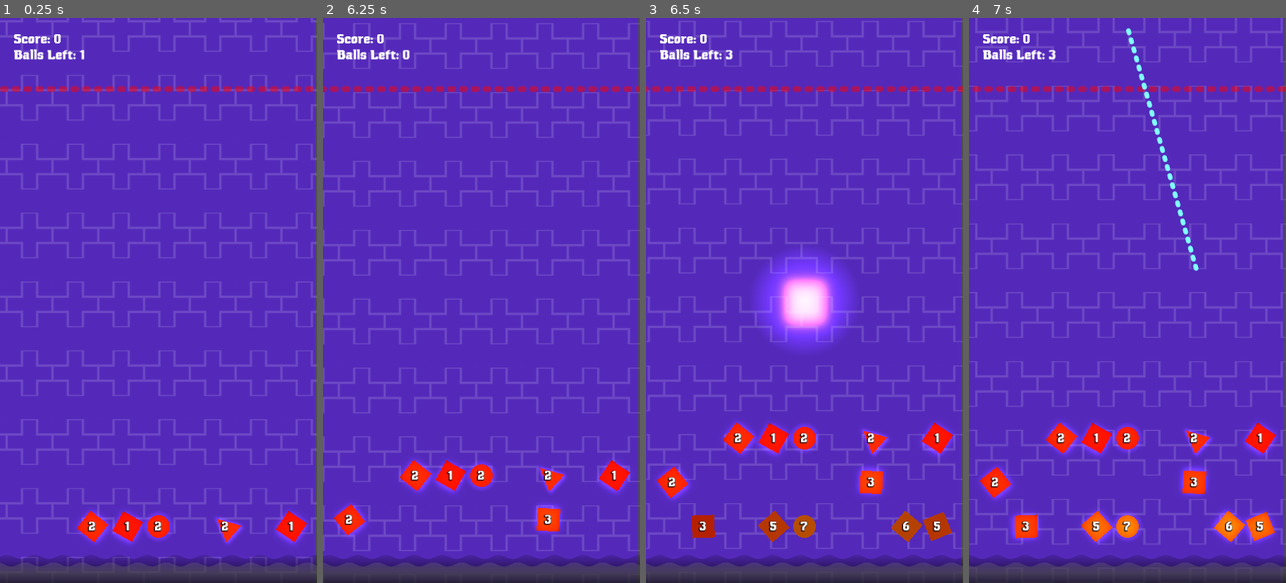
Above: before the commit, frames 1-4 (left to right).
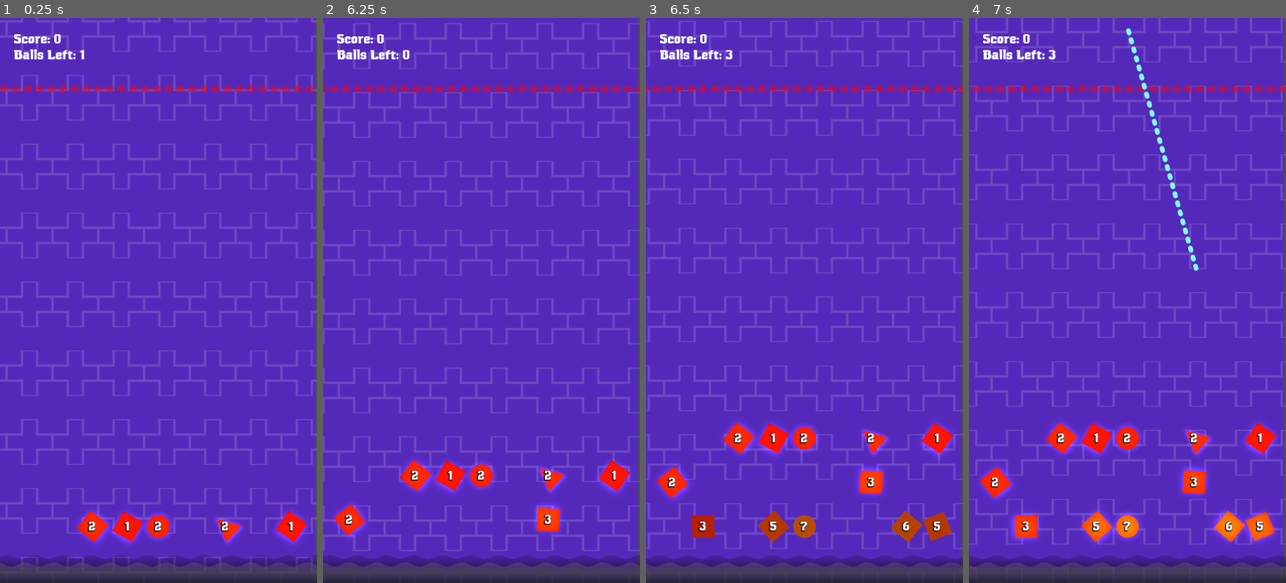
Above: after the commit, the same moments.

Repository: mbosetti/BallBouncer
Game: Godot game, scene res://scenes/game/game_scene.tscn
Same seed, same stepped clock (60 frames per second), same inputs: the game is played once before the commit and once after it.
Inputs (mouse positions are in pixels of both pictures, inside the frame that each line leads up to):
- Up to frame 1 (0.25 s): no input
- Up to frame 2 (6.25 s): move the mouse to (551, 272) at 0.52 s; press the mouse at (551, 272) at 0.53 s; move the mouse to (418, 328) at 1.27 s; release the mouse at (418, 328) at 1.28 s; click (418, 328) at 1.35 s; move the mouse to (513, 176) at 2.02 s; press the mouse at (513, 176) at 2.03 s; move the mouse to (465, 413) at 2.77 s; release the mouse at (465, 413) at 2.78 s; click (465, 413) at 2.85 s; move the mouse to (576, 385) at 3.52 s; press the mouse at (576, 385) at 3.53 s; move the mouse to (386, 215) at 4.27 s; release the mouse at (386, 215) at 4.28 s; click (386, 215) at 4.35 s; move the mouse to (497, 300) at 5.02 s; press the mouse at (497, 300) at 5.03 s; move the mouse to (433, 159) at 5.77 s; release the mouse at (433, 159) at 5.78 s; click (433, 159) at 5.85 s
- Up to frame 3 (6.5 s): no input
- Up to frame 4 (7 s): move the mouse to (1197, 272) at 6.52 s; press the mouse at (1197, 272) at 6.53 s

Frames 1-2 are identical in both runs. In frame 3, 4.1% of the frame differs, in the area x 34-66%, y 41-59%; in frame 4, nothing differs.

Commit message:
resources for audio, reset pooled projectiles

Diff:
--- /dev/null
+++ b/resources/audio/collidable_object_death.tres
@@ -0,0 +1,12 @@
+[gd_resource type="Resource" script_class="AudioClipParams" load_steps=2 format=3 uid="uid://c8xeu0lt8yq3m"]
+
+[ext_resource type="Script" path="res://scripts/audio/audio_clip_params.gd" id="1_fbh3x"]
+
+[resource]
+script = ExtResource("1_fbh3x")
+sound_path = "res://assets/sfx/pop.mp3"
+expiration = -1.0
+priority = 1
+pitch = 1.0
+pitch_min = 0.75
+pitch_max = 1.25
--- /dev/null
+++ b/resources/audio/projectile_collide.tres
@@ -0,0 +1,12 @@
+[gd_resource type="Resource" script_class="AudioClipParams" load_steps=2 format=3 uid="uid://bl5q2ofojkouh"]
+
+[ext_resource type="Script" path="res://scripts/audio/audio_clip_params.gd" id="1_0j2j5"]
+
+[resource]
+script = ExtResource("1_0j2j5")
+sound_path = "res://assets/sfx/click.mp3"
+expiration = 0.1
+priority = 100
+pitch = 1.0
+pitch_min = 0.9
+pitch_max = 1.1
--- /dev/null
+++ b/resources/audio/projectile_launch.tres
@@ -0,0 +1,12 @@
+[gd_resource type="Resource" script_class="AudioClipParams" load_steps=2 format=3 uid="uid://b1fijggv1fyrt"]
+
+[ext_resource type="Script" path="res://scripts/audio/audio_clip_params.gd" id="1_fym8d"]
+
+[resource]
+script = ExtResource("1_fym8d")
+sound_path = "res://assets/sfx/launch.mp3"
+expiration = -1.0
+priority = 1
+pitch = 1.0
+pitch_min = 1.0
+pitch_max = 1.0
--- a/scenes/game/game_scene.tscn
+++ b/scenes/game/game_scene.tscn
@@ -17,6 +17,7 @@
 [ext_resource type="PackedScene" uid="uid://snawpiwia6ch" path="res://scenes/types/square.tscn" id="10_gfmyq"]
 [ext_resource type="PackedScene" uid="uid://dh1uukhd20wso" path="res://scenes/types/triangle.tscn" id="11_4gxdp"]
 [ext_resource type="AudioStream" uid="uid://c1pcvjhb0ddm" path="res://assets/music/background_music.mp3" id="12_82ob4"]
+[ext_resource type="Resource" uid="uid://b1fijggv1fyrt" path="res://resources/audio/projectile_launch.tres" id="13_2dx7l"]
 [ext_resource type="Texture2D" uid="uid://3x7osmtyh73d" path="res://assets/bottom_wave.svg" id="14_em56t"]
 [ext_resource type="Script" path="res://scripts/state/state_machine.gd" id="16_qbstw"]
 [ext_resource type="Script" path="res://scripts/state/game/round_start_state.gd" id="18_n7oe4"]
@@ -68,6 +69,10 @@
 
 [node name="GameScene" type="Node2D" groups=["Game"]]
 script = ExtResource("1_642hy")
+object_move_distance = null
+object_move_duration = null
+projectile_count = null
+starting_round = null
 
 [node name="UI" parent="." instance=ExtResource("2_4gw5c")]
 
@@ -161,7 +166,7 @@
 [node name="ProjectileLauncher" parent="." instance=ExtResource("7_35dpy")]
 position = Vector2(0, -619)
 launch_speed = 1000.0
-launch_sound = "res://assets/sfx/launch.mp3"
+projectile_audio_config = ExtResource("13_2dx7l")
 
 [node name="CollidableObjectSpawner" type="Node2D" parent="." node_paths=PackedStringArray("spawn_parent")]
 script = ExtResource("8_lmsiy")
--- a/scenes/game/projectile.tscn
+++ b/scenes/game/projectile.tscn
@@ -1,6 +1,7 @@
-[gd_scene load_steps=6 format=3 uid="uid://dtim13wlan628"]
+[gd_scene load_steps=7 format=3 uid="uid://dtim13wlan628"]
 
 [ext_resource type="Script" path="res://scripts/projectile.gd" id="1_uuwch"]
+[ext_resource type="Resource" uid="uid://bl5q2ofojkouh" path="res://resources/audio/projectile_collide.tres" id="2_45imb"]
 [ext_resource type="Texture2D" uid="uid://bqijb3ox2a4ae" path="res://assets/types/ball.svg" id="2_svg3v"]
 [ext_resource type="Texture2D" uid="uid://d2g7wptuukvvh" path="res://assets/light_background.webp" id="3_oyxsm"]
 
@@ -19,7 +20,7 @@
 contact_monitor = true
 script = ExtResource("1_uuwch")
 bounce_away_range_x = 60.0
-collidable_object_sound = "res://assets/sfx/click.mp3"
+collision_audio_config = ExtResource("2_45imb")
 
 [node name="Sprite" type="Sprite2D" parent="."]
 scale = Vector2(0.25, 0.25)
--- a/scenes/types/circle.tscn
+++ b/scenes/types/circle.tscn
@@ -13,6 +13,7 @@
 texture = ExtResource("2_vdjnh")
 
 [node name="PointLight2D" type="PointLight2D" parent="Sprite" index="0"]
+visible = false
 z_index = 1
 scale = Vector2(0.730043, 0.730043)
 texture = ExtResource("3_ejk3q")
--- a/scenes/types/collidable_object_base.tscn
+++ b/scenes/types/collidable_object_base.tscn
@@ -1,6 +1,7 @@
-[gd_scene load_steps=5 format=3 uid="uid://dv0q7qrn7wn4s"]
+[gd_scene load_steps=6 format=3 uid="uid://dv0q7qrn7wn4s"]
 
 [ext_resource type="Script" path="res://scripts/CollidableObject.gd" id="1_jjdsb"]
+[ext_resource type="Resource" uid="uid://c8xeu0lt8yq3m" path="res://resources/audio/collidable_object_death.tres" id="2_5rqt6"]
 [ext_resource type="Texture2D" uid="uid://bui5c8o3fdgah" path="res://assets/types/triangle.svg" id="2_x2gv8"]
 [ext_resource type="PackedScene" uid="uid://chx5j14qplkjb" path="res://scenes/util/shake.tscn" id="3_sbfgl"]
 
@@ -27,7 +28,7 @@
 contact_monitor = true
 script = ExtResource("1_jjdsb")
 base_color = Color(0.709804, 0, 0, 1)
-death_sound = "res://assets/sfx/pop.mp3"
+death_audio_config = ExtResource("2_5rqt6")
 
 [node name="Particles" type="GPUParticles2D" parent="."]
 visible = false
--- a/scenes/types/square.tscn
+++ b/scenes/types/square.tscn
@@ -13,6 +13,7 @@
 texture = ExtResource("2_aen15")
 
 [node name="PointLight2D" type="PointLight2D" parent="Sprite" index="0"]
+visible = false
 z_index = -1
 scale = Vector2(1.38351, 1.38351)
 texture = ExtResource("3_f0qo0")
--- a/scenes/types/triangle.tscn
+++ b/scenes/types/triangle.tscn
@@ -9,6 +9,7 @@
 [node name="Triangle" instance=ExtResource("1_p5hm0")]
 
 [node name="PointLight2D" type="PointLight2D" parent="Sprite" index="0"]
+visible = false
 z_index = -1
 scale = Vector2(0.66558, 0.700487)
 texture = ExtResource("2_0gaxc")
--- a/scripts/CollidableObject.gd
+++ b/scripts/CollidableObject.gd
@@ -5,9 +5,7 @@
 @export var health: int = 100
 @export var bounciness: float = 1.0
 @export var particle_play_duration: float = 0.25
-@export var death_sound: String = "pop"
-@export var death_pitch_min: float = 0.75
-@export var death_pitch_max: float = 1.25
+@export var death_audio_config: AudioClipParams
 
 @onready var particles: GPUParticles2D = $Particles
 @onready var HealthLabel: RichTextLabel = $Label
@@ -20,6 +18,9 @@
 func _ready():
 	sprite.modulate = base_color
 	_update_health()
+	await get_tree().create_timer(0.01).timeout
+	if $Sprite/PointLight2D:
+		$Sprite/PointLight2D.visible = true
 
 func _update_sprite_color():
 	var hue = health / 100.0
@@ -47,7 +48,7 @@
 	particles.emitting = false
 
 func _do_death():
-	AudioManager.play(AudioManager.Params.new(death_sound, 0.5, 1, randf_range(death_pitch_min, death_pitch_max)))
+	AudioManager.play(death_audio_config.duplicate_random_pitch())
 	emit_signal("death", self)
 	queue_free()
 
--- a/scripts/ProjectileLauncher.gd
+++ b/scripts/ProjectileLauncher.gd
@@ -16,8 +16,7 @@
 
 @export var launch_speed: float = 100
 @export var launch_delay: float = 0.25
-@export var launch_sound: String = "launch"
-
+@export var projectile_audio_config: AudioClipParams
 @onready var line: Line2D = $Line2D
 
 signal projectile_launched(projectile: Projectile)
@@ -25,11 +24,6 @@
 var _projectiles: Array[Projectile] = []
 var projectile_scene = preload("res://scenes/game/projectile.tscn")
 var _show_line: bool = false
-
-var _launch_params: AudioManager.Params
-
-func _ready() -> void:
-	_launch_params = AudioManager.Params.new(launch_sound, 0.2, 1)
 
 func _process(delta: float) -> void:
 	if _show_line:
@@ -71,7 +65,9 @@
 			projectile.connect("hit", params.hit_callback)
 
 		emit_signal("projectile_launched", projectile)
-		AudioManager.play(_launch_params)
+		var audioInstanceConfig = projectile_audio_config.duplicate()
+		audioInstanceConfig.pitch = 1.0
+		AudioManager.play(audioInstanceConfig)
 		await get_tree().create_timer(launch_delay).timeout
 	return projectiles
 
--- /dev/null
+++ b/scripts/audio/audio_clip_params.gd
@@ -0,0 +1,14 @@
+class_name AudioClipParams
+extends Resource
+
+@export var sound_path: String
+@export var expiration: float = -1
+@export var priority: int = 100
+@export var pitch: float = 1.0
+@export var pitch_min: float = 1.0
+@export var pitch_max: float = 1.0
+
+func duplicate_random_pitch() -> AudioClipParams:
+	var new_params = duplicate()
+	new_params.pitch = randf_range(pitch_min, pitch_max)
+	return new_params
--- a/scripts/audio/audio_manager.gd
+++ b/scripts/audio/audio_manager.gd
@@ -1,16 +1,4 @@
 extends Node
-
-class Params:
-	var sound_path: String
-	var expiration: float
-	var priority: int
-	var pitch: float = 1.0
-
-	func _init(sound_path: String, expiration: float = INF, priority: int = 100, pitch: float = 1.0):
-		self.sound_path = sound_path
-		self.expiration = expiration
-		self.priority = priority
-		self.pitch = pitch
 
 @export var num_players: int = 8
 @export var bus: String = "master"
@@ -29,7 +17,7 @@
 func _on_stream_finished(stream):
 	_available.append(stream)
 
-func play(params: Params):
+func play(params: AudioClipParams):
 	queue.append(params)
 	_sort_queue()
 
@@ -40,9 +28,14 @@
 	queue.sort_custom(_sort_priority)
 
 func _filter_expired(delta: float):
-	for i in queue.size():
-		if queue[i].expiration != null && queue[i].expiration <= 0.0:
-			queue.remove(i)
+	var i = queue.size()
+	while i > 0:
+		i -= 1
+		if queue[i].expiration != -1:
+			queue[i].expiration -= delta
+			if queue[i].expiration <= 0.0:
+				print("removing ", queue[i].sound_path)
+				queue.remove_at(i)
 
 func _process(delta):
 	_filter_expired(delta)
--- a/scripts/projectile.gd
+++ b/scripts/projectile.gd
@@ -7,9 +7,7 @@
 @export var max_velocity: float = 1000.0
 @export var bounce_away_force: float = 100.0
 @export var bounce_away_range_x: float = 15.0
-@export var collidable_object_sound: String = "bounce"
-@export var collidable_object_sound_pitch_min = 0.9
-@export var collidable_object_sound_pitch_max = 1.1
+@export var collision_audio_config: AudioClipParams
 
 var _last_collided: CollidableObject = null
 var _last_collided_count: int = 0
@@ -19,7 +17,7 @@
 
 func _ready():
 	_gravity_scale = gravity_scale
-	gravity_scale = 0
+	reset()
 
 func bounce_away():
 	# Apply an impulse at the body's center
@@ -33,6 +31,11 @@
 		linear_velocity = linear_velocity.normalized() * max_velocity
 
 func reset():
+	visible = false
+	gravity_scale = 0
+	_reset_body_count()
+
+func _reset_body_count():
 	_last_collided = null
 	_last_collided_count = 0
 
@@ -40,15 +43,14 @@
 	gravity_scale = _gravity_scale
 	var co = body as CollidableObject
 	if co == null:
-		reset()
+		_reset_body_count()
 		return
 
 	emit_signal("hit")
-
-	AudioManager.play(AudioManager.Params.new(collidable_object_sound, 0.05, 100, randf_range(collidable_object_sound_pitch_min, collidable_object_sound_pitch_max)))
+	AudioManager.play(collision_audio_config.duplicate_random_pitch())
 
 	if _last_collided == null:
-		reset()
+		_reset_body_count()
 		_last_collided = co
 		return
 
@@ -56,4 +58,4 @@
 		_last_collided_count += 1
 		if _last_collided_count >= bounce_away_count:
 			bounce_away()
-			reset()
+			_reset_body_count()
Not shown: 1 places in scenes/game/game_scene.tscn that only renumber resources
